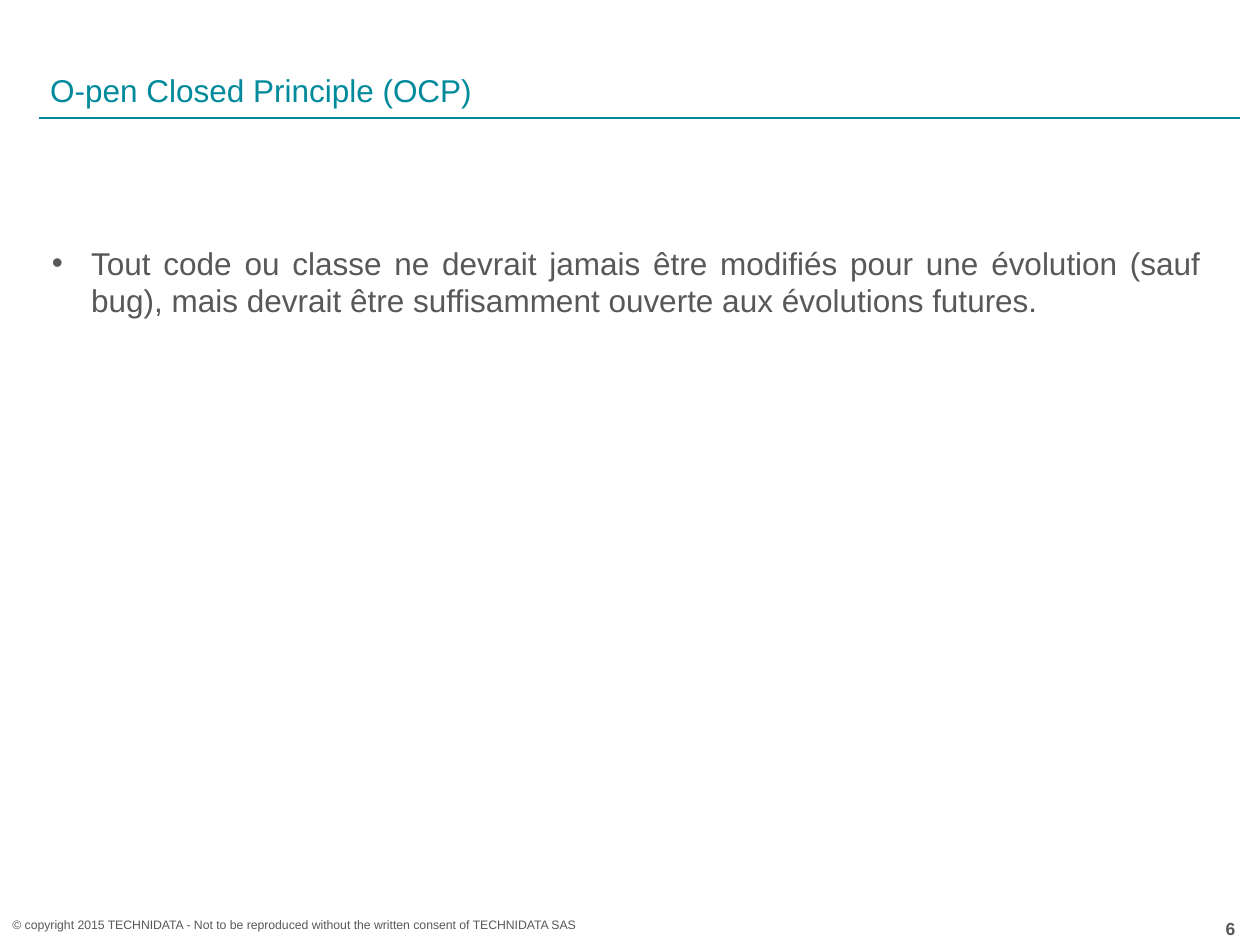
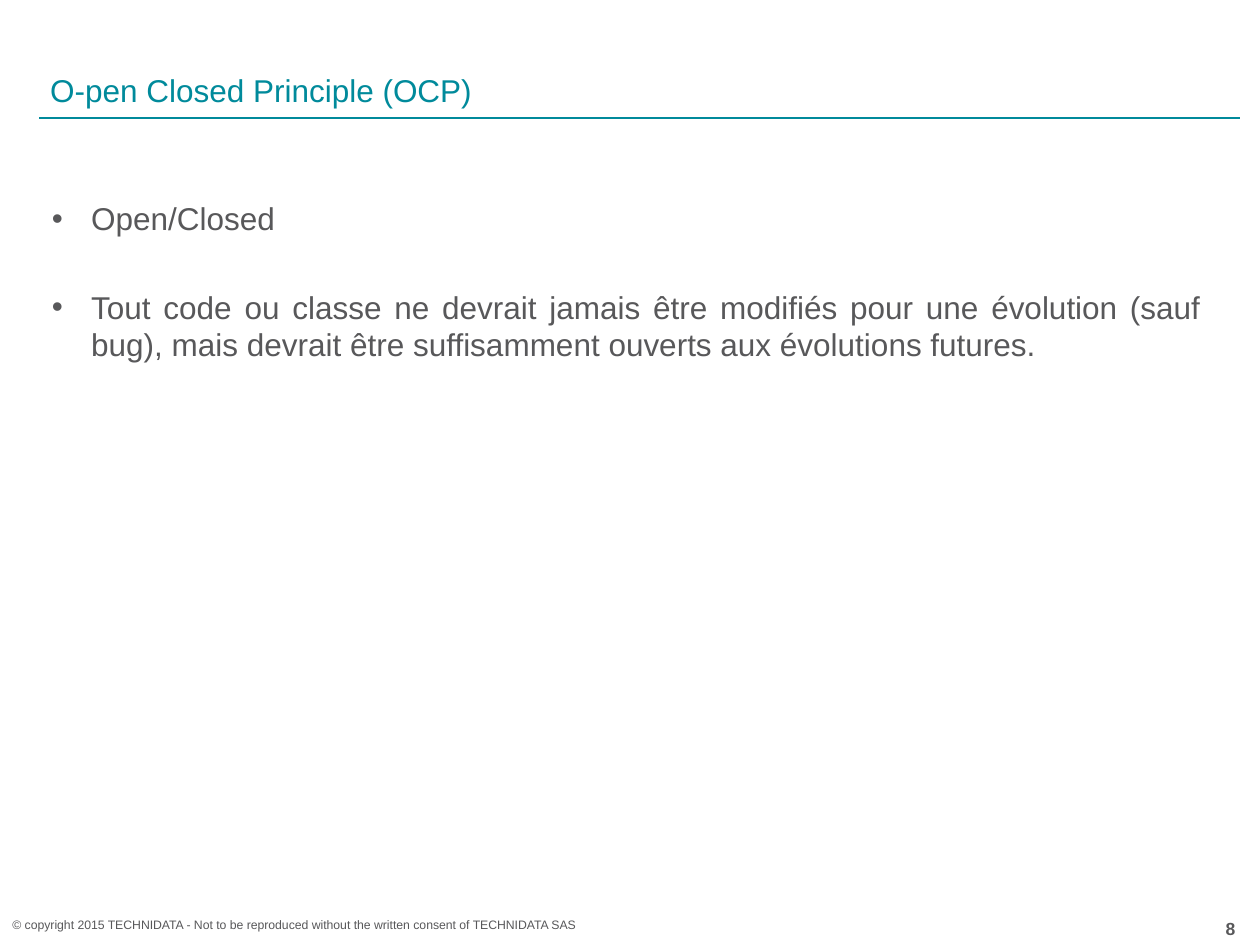
Before and after one commit to acoudene/ObjectCalisthenics, a slide deck: slide 8 of ObjectCalisthenics.pptx (slide 6 before the commit). Drawn at 1260x945 pixels with LibreOffice and Linux fonts; fonts in the diff are those of the drawing; background and template pictures are left out. Boxes give left, top, right and bottom in pixels: in the first picture for what was removed or moved away, otherwise in the second. Text is boxed around its words. In the diff, an @@ line names an element or a change of style, - is before the commit and + after.

```diff
--- a/ObjectCalisthenics.pptx
+++ b/ObjectCalisthenics.pptx
@@ text at (91,207,1200,362): text changed @@
-• Tout code ou classe ne devrait jamais être modifiés pour une évolution (sauf bug), mais devrait être suffisamment ouverte aux évolutions futures.
+• Open/Closed
+• Tout code ou classe ne devrait jamais être modifiés pour une évolution (sauf bug), mais devrait être suffisamment ouverts aux évolutions futures.
```
Also in this commit, not shown: 6 other slides changed, 3 slides added.
